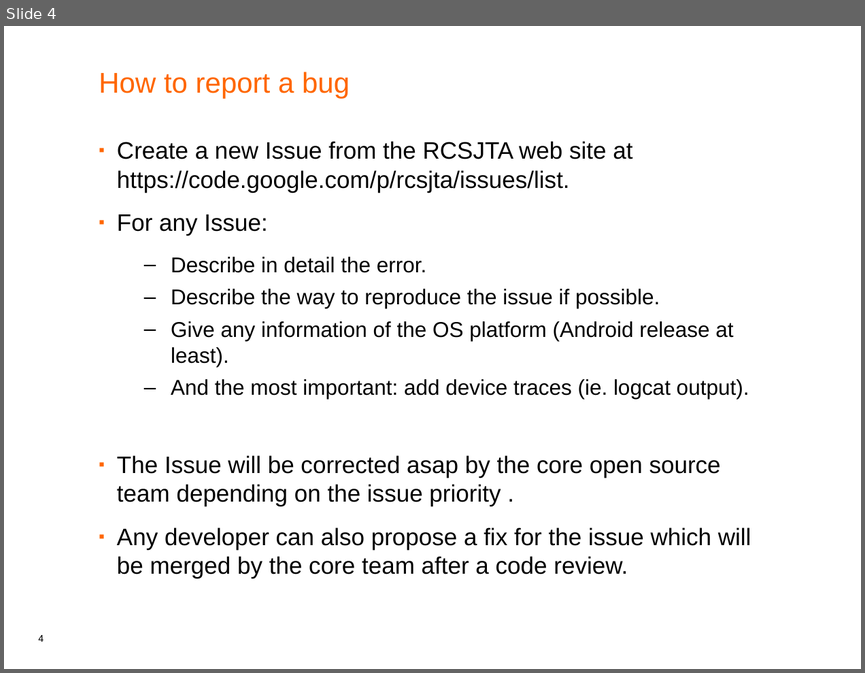
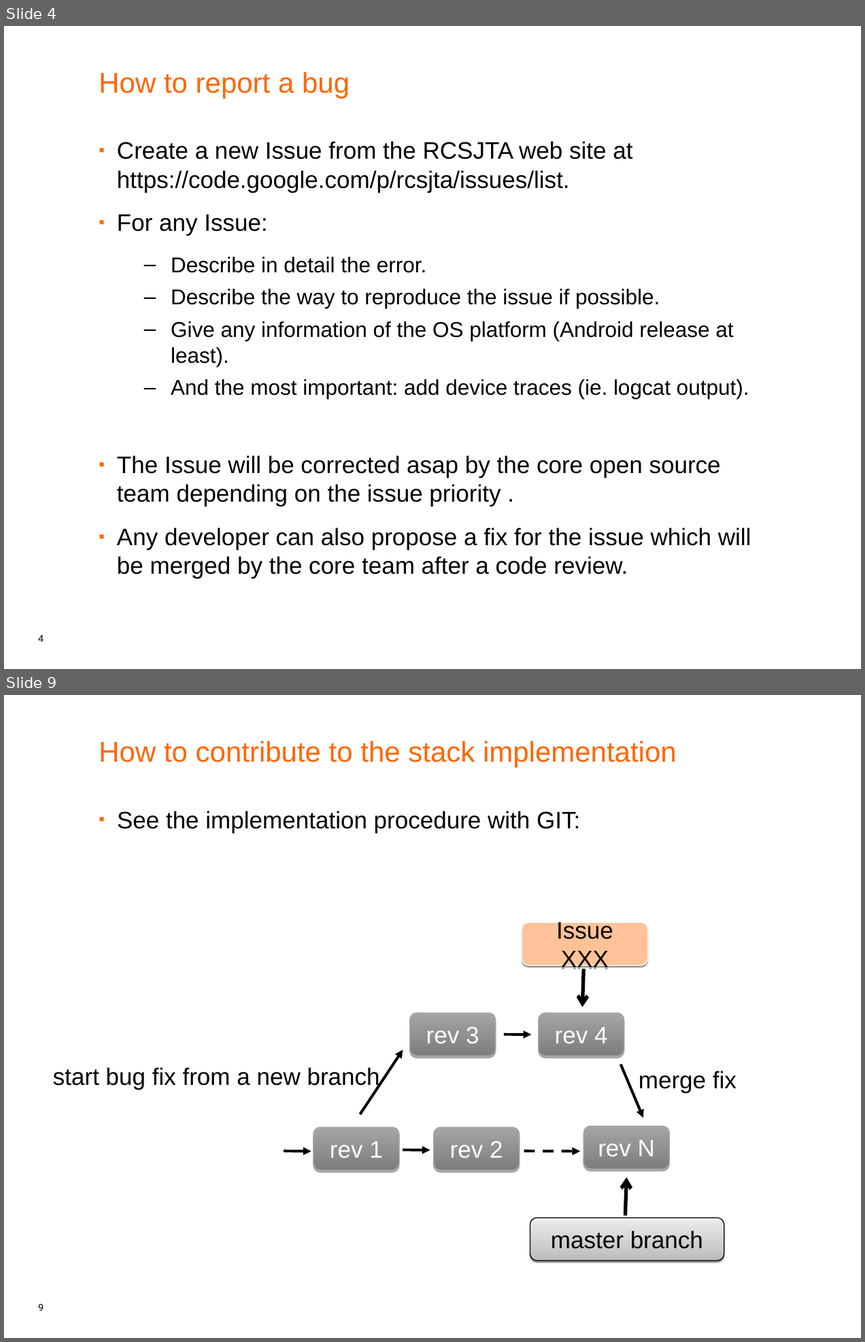
Before and after one commit to android-rcs/rcsjta, a slide deck: docs/RCSJTA_open_source.ppt. Shown one above the other, each under a label of ours: slide 4 before the commit, slides 4 and 9 after it; the slides between them are not shown. The pictures are 865x673 and 865x1342 pixels, drawn with LibreOffice and Linux fonts; fonts in the diff are those of the drawing. Boxes give left, top, right and bottom in pixels: in the first picture for what was removed or moved away, otherwise in the second. Text is boxed around its words. In the diff, an @@ line names an element or a change of style, - is before the commit and + after.

```diff
--- a/docs/RCSJTA_open_source.ppt
+++ b/docs/RCSJTA_open_source.ppt
@@ slide 9 added at bbox=[4, 695, 861, 1338], background #FFFFFF; not listed: 1 template element that a slide beside it also shows @@
@@ title added at bbox=[99, 741, 677, 768], 24 pt, text #FF6600 @@
+How to contribute to the stack implementation
@@ text added at bbox=[117, 811, 580, 832], 20 pt, text #000000 @@
+▪ See the implementation procedure with GIT:
@@ rounded rectangle added at bbox=[521, 922, 647, 965], fill #FFC299, outline #F9F9F9 0.74 pt, 20 pt, text #000000 @@
+Issue XXX
@@ arrow added from (583, 968) to (582, 1007), #000000 3 pt @@
@@ rounded rectangle added at bbox=[410, 1013, 496, 1055], fill gradient #7D7D7D to #A5A5A5, outline #A6A6A6 0.74 pt, 20 pt, text #FFFFFF @@
+rev 3
@@ rounded rectangle added at bbox=[538, 1013, 624, 1055], fill gradient #7D7D7D to #A5A5A5, outline #A6A6A6 0.74 pt, 20 pt, text #FFFFFF @@
+rev 4
@@ arrow added from (504, 1034) to (531, 1034), #000000 2.24 pt @@
@@ arrow added from (360, 1114) to (402, 1050), #000000 2.24 pt @@
@@ text added at bbox=[53, 1067, 380, 1089], 20 pt, text #000000 @@
+start bug fix from a new branch
@@ arrow added from (621, 1064) to (643, 1117), #000000 2.24 pt @@
@@ text added at bbox=[638, 1070, 736, 1093], 20 pt, text #000000 @@
+merge fix
@@ rounded rectangle added at bbox=[313, 1127, 399, 1170], fill gradient #7D7D7D to #A5A5A5, outline #A6A6A6 0.74 pt, 20 pt, text #FFFFFF @@
+rev 1
@@ rounded rectangle added at bbox=[433, 1127, 519, 1170], fill gradient #7D7D7D to #A5A5A5, outline #A6A6A6 0.74 pt, 20 pt, text #FFFFFF @@
+rev 2
@@ rounded rectangle added at bbox=[583, 1126, 669, 1169], fill gradient #7D7D7D to #A5A5A5, outline #A6A6A6 0.74 pt, 20 pt, text #FFFFFF @@
+rev N
@@ arrow added from (283, 1151) to (311, 1151), #000000 2.24 pt @@
@@ arrow added from (402, 1150) to (430, 1150), #000000 2.24 pt @@
@@ arrow added from (524, 1151) to (580, 1151), #000000 2.24 pt dashed @@
@@ arrow added from (626, 1215) to (626, 1177), #000000 3 pt @@
@@ rounded rectangle added at bbox=[530, 1218, 723, 1261], fill gradient #BCBCBC to #EDEDED, outline #000000 0.74 pt, 20 pt, text #000000 @@
+master branch
```
Also in this commit, not shown: 4 slides changed, 1 other slide added, 1 slide removed, 7 other files.
